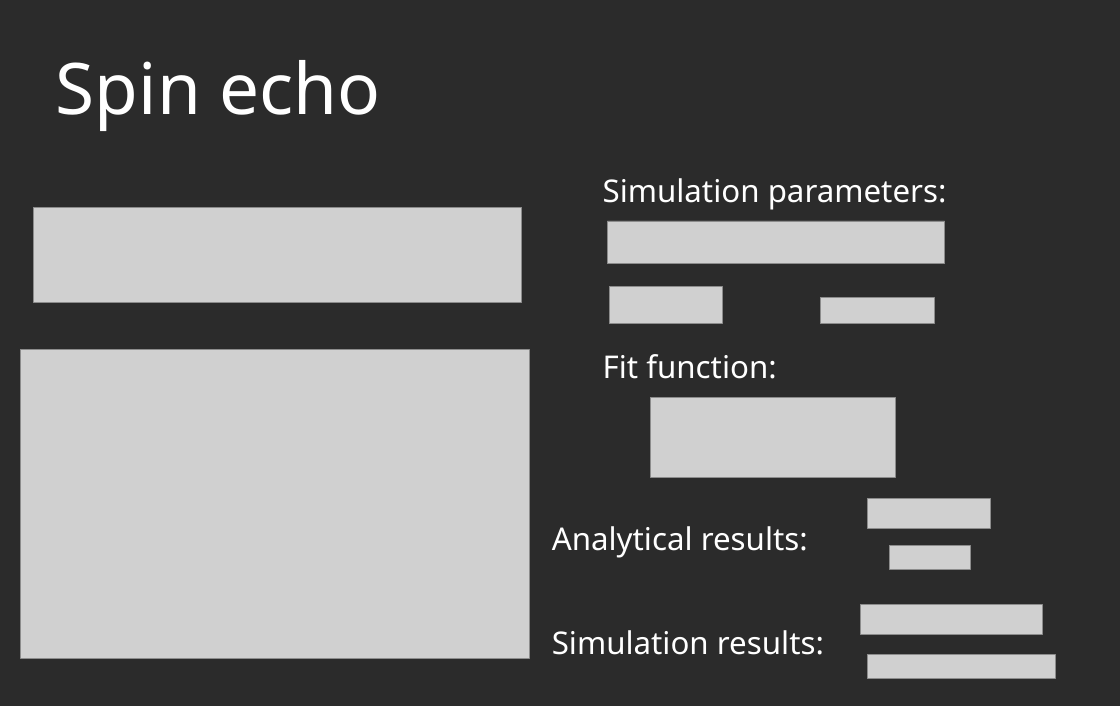
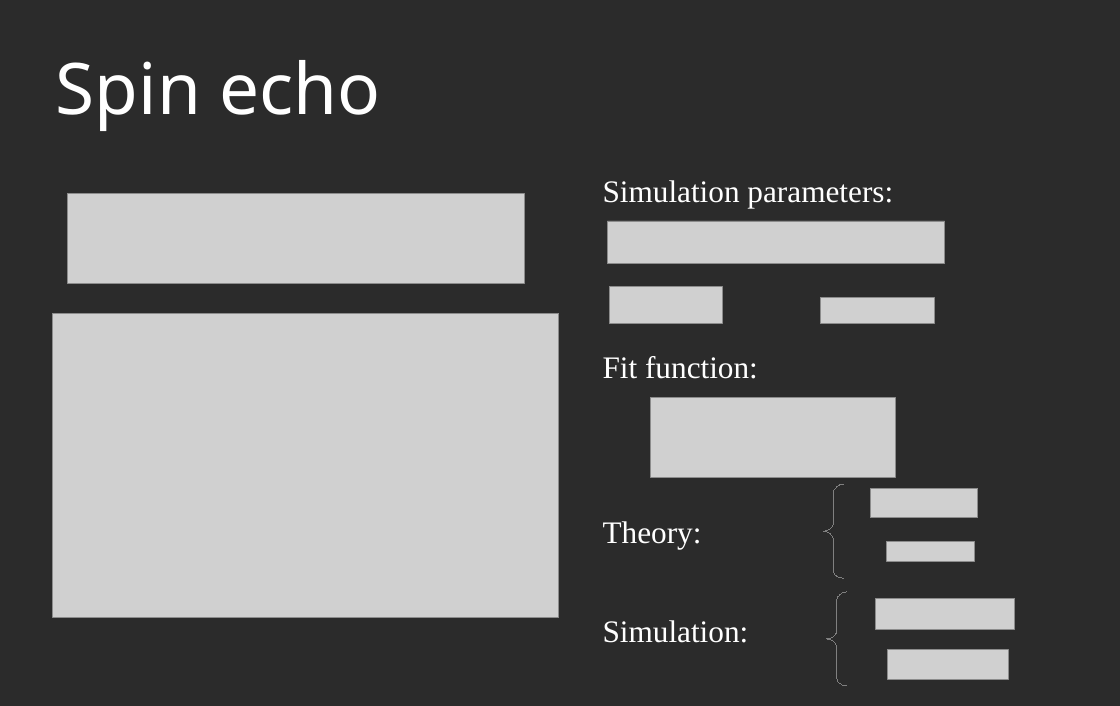
Before and after one commit to AGaliciaMartinez/Final-Project-Computational-Physics, a slide deck: slide 5 of presentation/NV_Carbons_presentation.odp (slide 6 before the commit). Drawn at 1120x706 pixels with LibreOffice and Linux fonts; fonts in the diff are those of the drawing; grey boxes stand for pictures; background and template pictures are left out; a plain dark background stands for a picture behind light text. Boxes give left, top, right and bottom in pixels: in the first picture for what was removed or moved away, otherwise in the second. Text is boxed around its words. In the diff, an @@ line names an element or a change of style, - is before the commit and + after.

```diff
--- a/presentation/NV_Carbons_presentation.odp
+++ b/presentation/NV_Carbons_presentation.odp
@@ text "Simulation parameters:" at (603, 180, 893, 209): font Noto Sans to Times New Roman @@
@@ picture: place and size @@
-picture at (33, 207, 521, 303)
+picture at (67, 194, 524, 283)
@@ picture: place and size @@
-picture at (20, 349, 529, 657)
+picture at (53, 313, 559, 617)
@@ text "Fit function:" at (603, 356, 758, 379): font Noto Sans to Times New Roman @@
@@ freeform shape added at (824, 484, 844, 578), outline #808080 0 pt @@
@@ picture: place and size @@
-picture at (867, 499, 990, 528)
+picture at (870, 488, 977, 518)
@@ text removed at (552, 526, 808, 558) @@
-Analytical results:
@@ text added at (603, 521, 702, 550), 26.4 pt, text #FFFFFF @@
+Theory:
@@ picture: place and size @@
-picture at (890, 545, 970, 569)
+picture at (887, 541, 975, 562)
@@ freeform shape added at (827, 592, 848, 685), outline #808080 0 pt @@
@@ picture: place and size @@
-picture at (860, 604, 1042, 634)
+picture at (875, 598, 1015, 629)
@@ text at (603, 620, 749, 643): text changed; font Noto Sans to Times New Roman @@
-Simulation results:
+Simulation:
@@ picture: place and size @@
-picture at (867, 654, 1055, 678)
+picture at (887, 650, 1008, 680)
```
Also in this commit, not shown: 6 other slides changed, 2 slides added, 2 slides removed, 2 other files.
